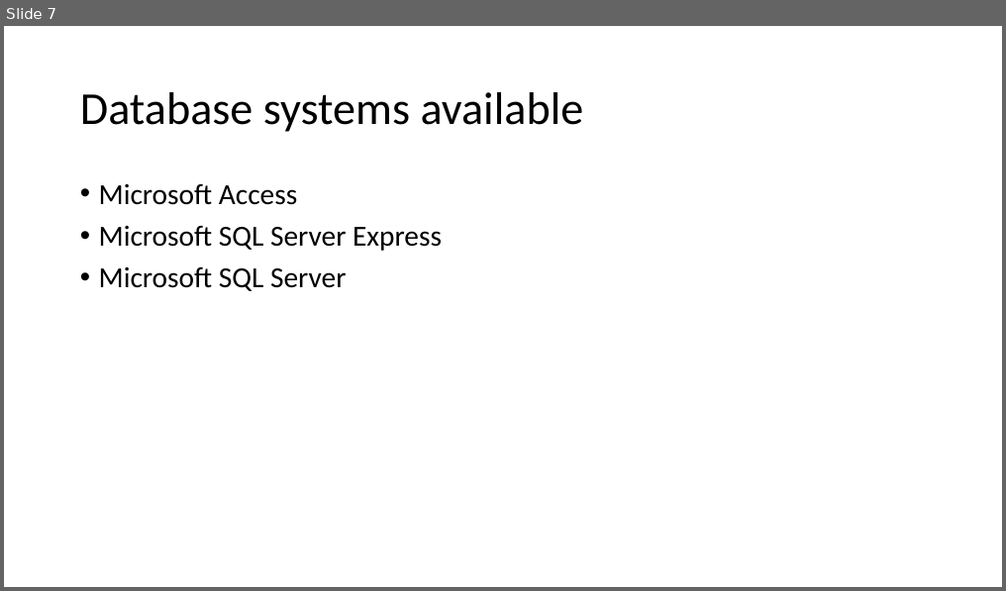
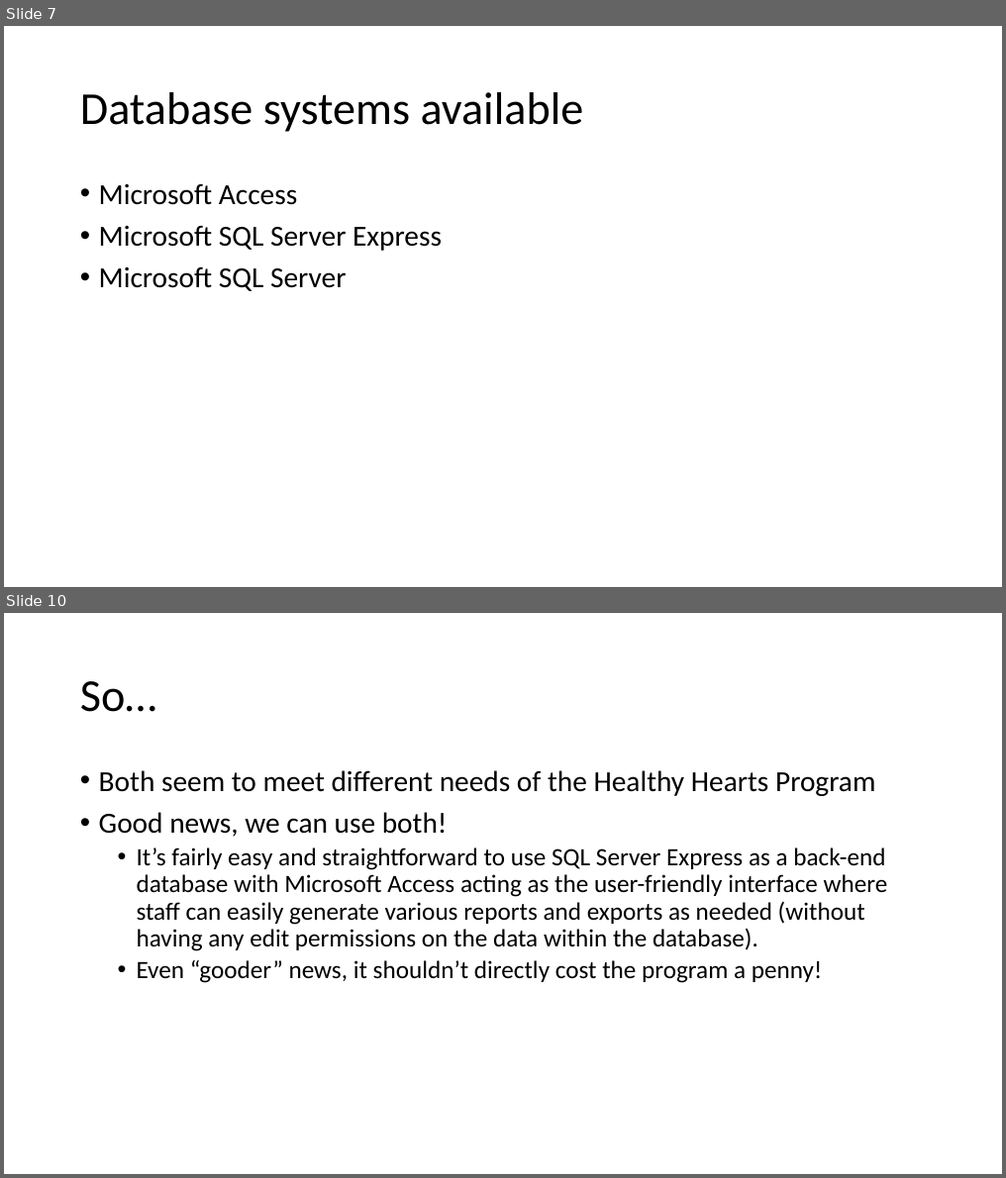
Before and after one commit to bpowley/HealthyHeartsDB, a slide deck: Documents/From Spreadsheets to Databases.pptx. Shown one above the other, each under a label of ours: slide 7 before the commit, slides 7 and 10 after it; the slides between them are not shown. The pictures are 1006x591 and 1006x1178 pixels, drawn with LibreOffice and Linux fonts; fonts in the diff are those of the drawing. Boxes give left, top, right and bottom in pixels: in the first picture for what was removed or moved away, otherwise in the second. Text is boxed around its words. In the diff, an @@ line names an element or a change of style, - is before the commit and + after.

Commit message:
Both Slide

```diff
--- a/Documents/From Spreadsheets to Databases.pptx
+++ b/Documents/From Spreadsheets to Databases.pptx
@@ slide 10 added at <box>4,613,1002,1174</box>, background #FFFFFF @@
@@ title added at <box>80,681,156,712</box>, 44 pt, text #000000 @@
+So…
@@ text added at <box>99,770,888,983</box>, 24 pt, text #000000 @@
+• Both seem to meet different needs of the Healthy Hearts Program
+• Good news, we can use both!
+  • It’s fairly easy and straightforward to use SQL Server Express as a back-end database with Microsoft Access acting as the user-friendly interface where staff can easily generate various reports and exports as needed (without having any edit permissions on the data within the database).
+  • Even “gooder” news, it shouldn’t directly cost the program a penny!
```
Also in this commit, not shown: 2 slides changed.
